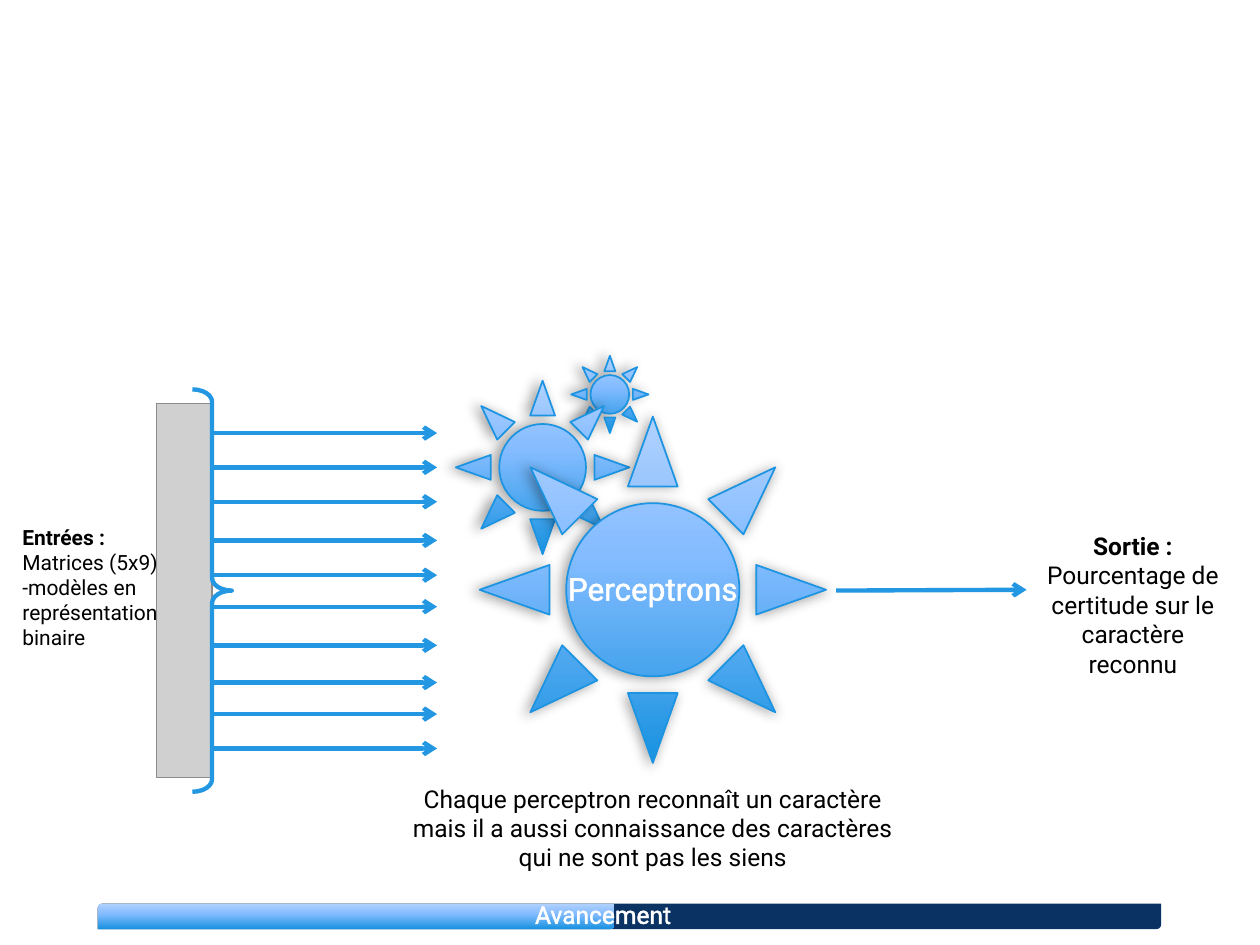
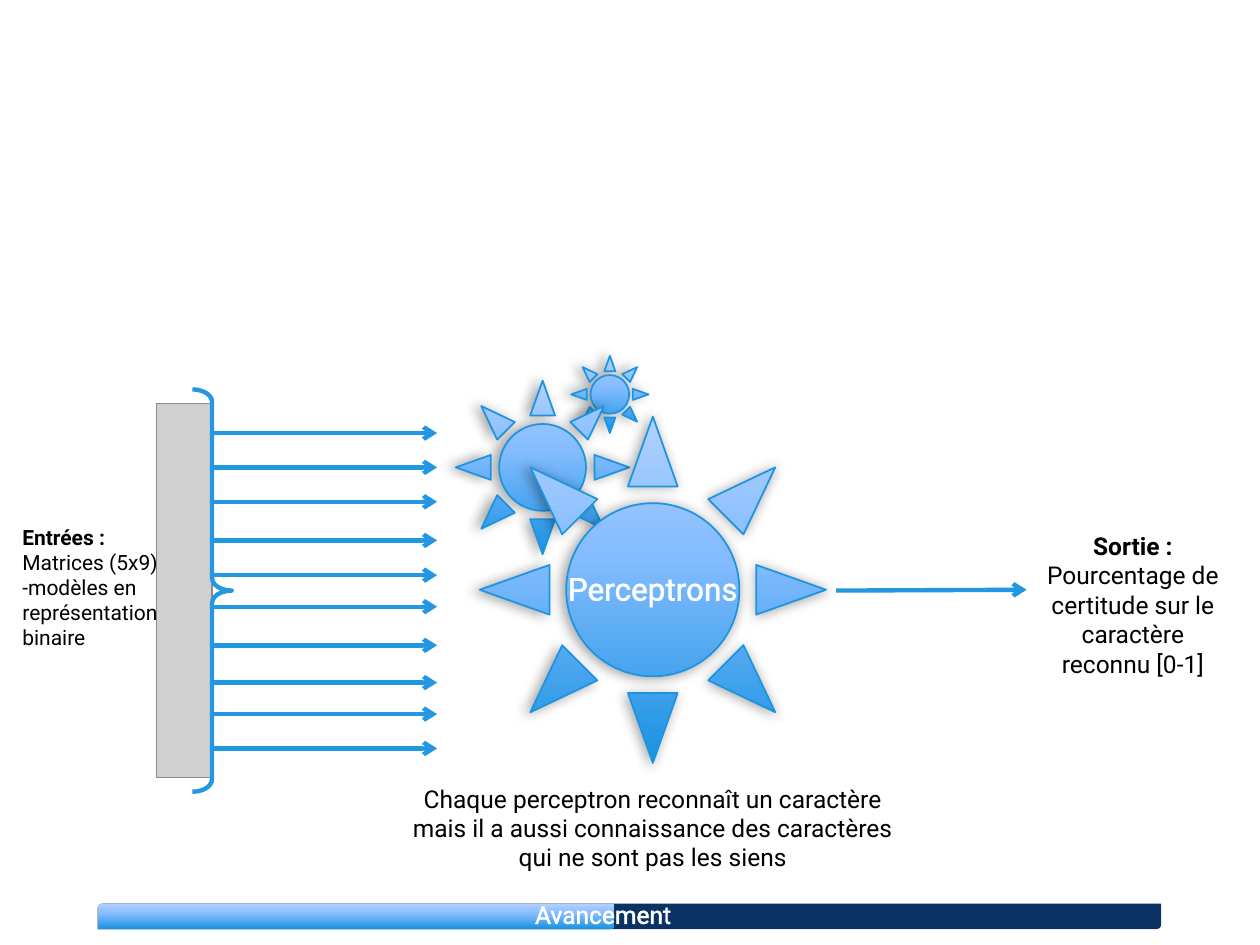
Before and after one commit to Spleeen/Reconnaissance-de-caract-res, a slide deck: slide 4 of docs/Présentation Reconnaissance de caractères.pptx. Drawn at 1260x945 pixels with LibreOffice and Linux fonts; fonts in the diff are those of the drawing; grey boxes stand for pictures; background and template pictures are left out. Boxes give left, top, right and bottom in pixels: in the first picture for what was removed or moved away, otherwise in the second. Text is boxed around its words. In the diff, an @@ line names an element or a change of style, - is before the commit and + after.

```diff
--- a/docs/Présentation Reconnaissance de caractères.pptx
+++ b/docs/Présentation Reconnaissance de caractères.pptx
@@ text at (1047,537,1219,677): text changed @@
-Sortie : Pourcentage de certitude sur le caractère reconnu
+Sortie : Pourcentage de certitude sur le caractère reconnu [0-1]
```
Also in this commit, not shown: 1 other slide changed.
